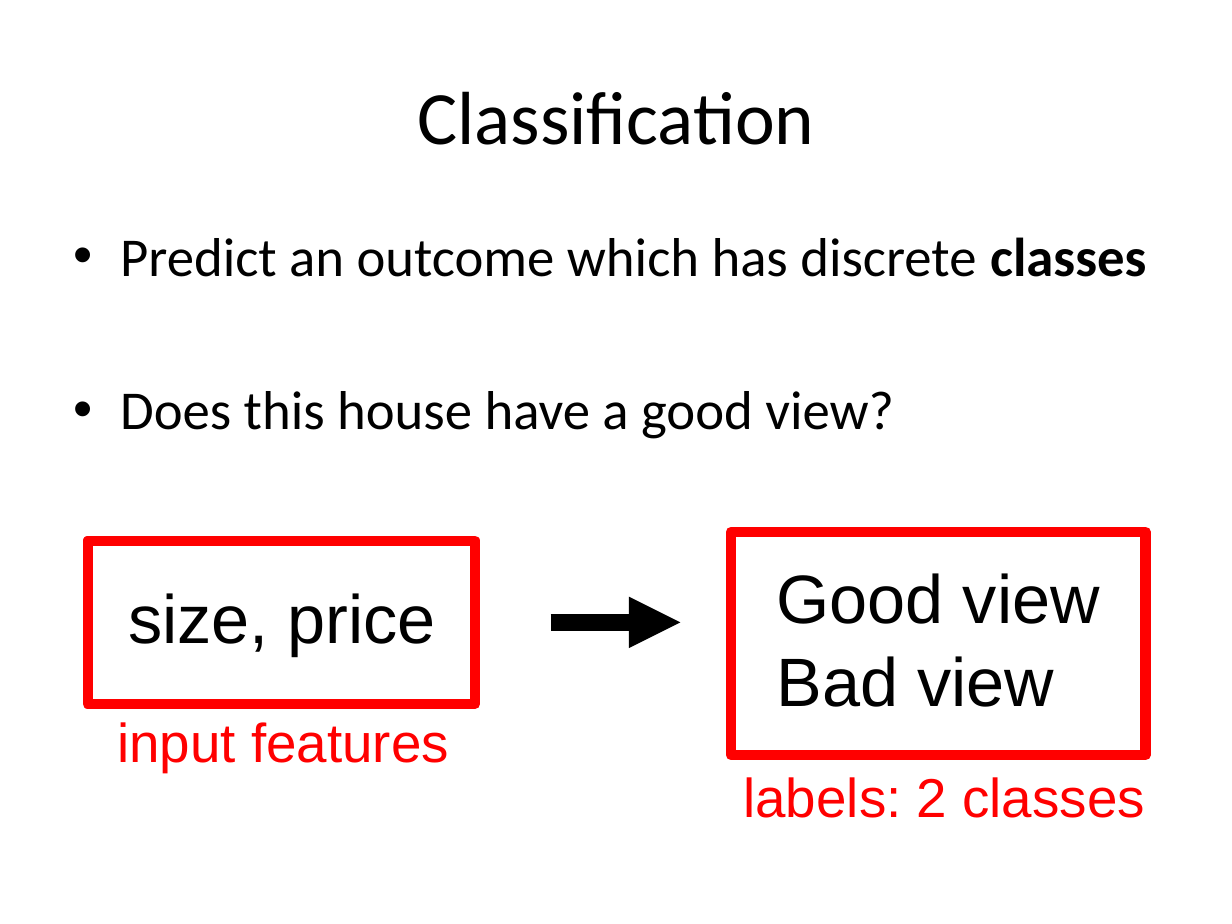
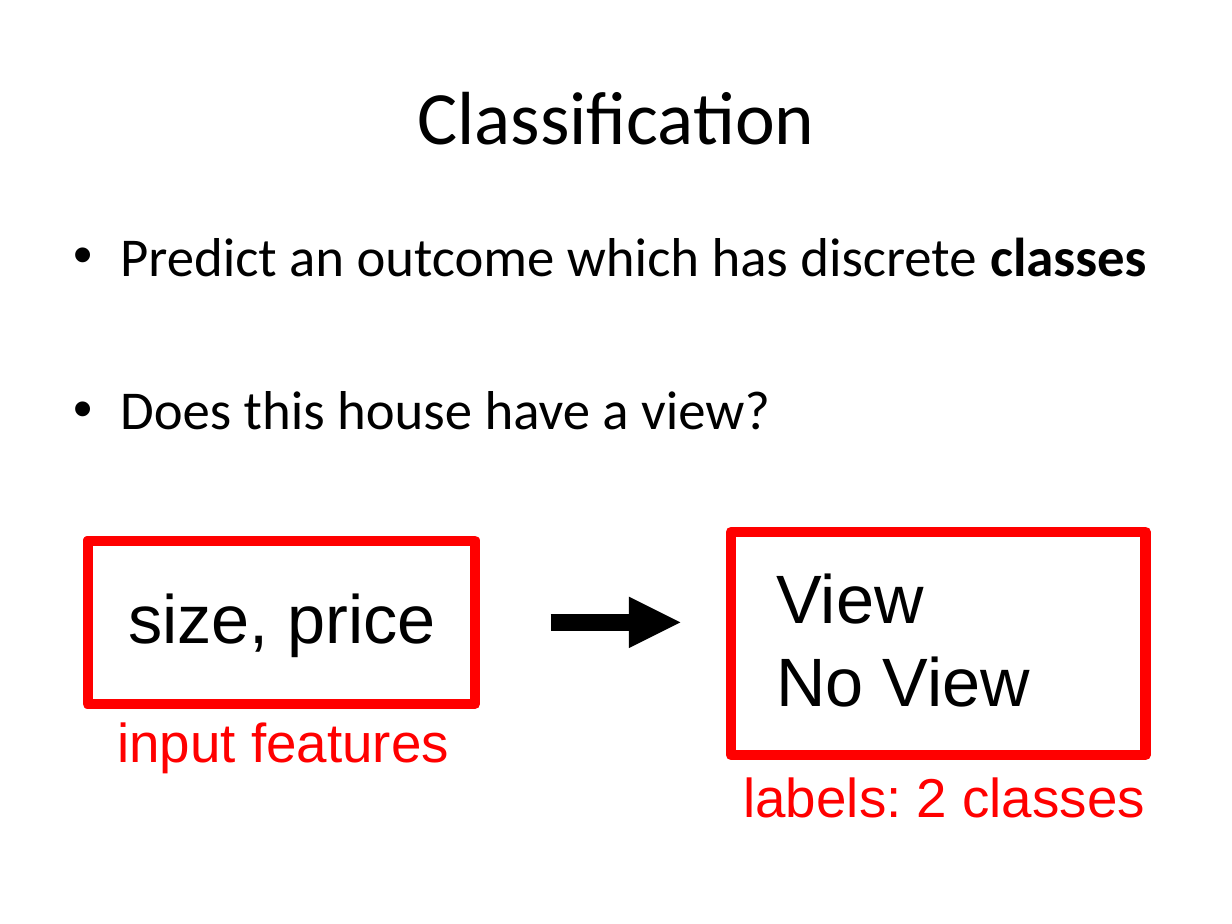
Before and after one commit to aloksharma1993/techfest-ml-tutorial, a slide deck: slide 14 of Techfest_ML.pptx. Drawn at 1232x924 pixels with LibreOffice and Linux fonts; fonts in the diff are those of the drawing. Boxes give left, top, right and bottom in pixels: in the first picture for what was removed or moved away, otherwise in the second. Text is boxed around its words. In the diff, an @@ line names an element or a change of style, - is before the commit and + after.

```diff
--- a/Techfest_ML.pptx
+++ b/Techfest_ML.pptx
@@ text at (x1=120, y1=391, x2=770, y2=430): text changed @@
-• Does this house have a good view?
+• Does this house have a view?
@@ text at (x1=776, y1=573, x2=1030, y2=707): text changed @@
-Good view
-Bad view
+View
+No View
```
Also in this commit, not shown: 5 other slides changed.
